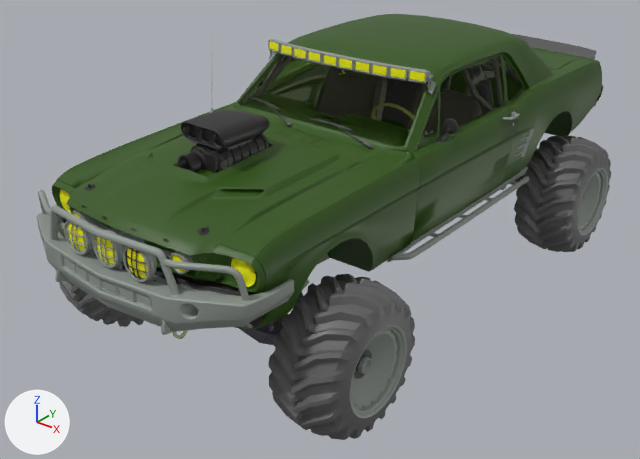
Renders of the glTF model assets/models/time2drag.glb from each side of a commit.
Camera for both pictures: a 50 mm lens placed at (2.91, -3.84, 2.77), pointed at (-0.08, -0.11, 0.45). Arrows for +X, +Y and +Z are at lower left; the lights stay in place. The first picture is the older version. Vertices at exactly the same position are counted once.

In view in the first picture: 'Truck', 'WheelFL', 'WheelFR', 'WheelRL', 'windows'.
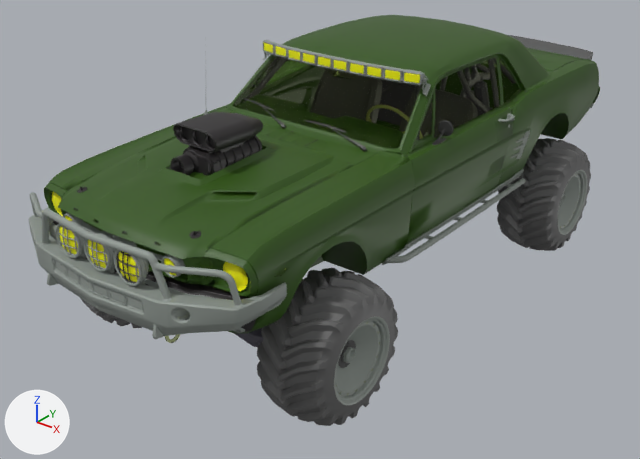
What the commit changed:
me_truck is used by ob_truck; location (0.024, -0.146, 0.961).
me_truck had 37801 vertices, 64846 faces and spanned x -0.76..0.73, y -1.63..2.36, z -0.67..0.67.
me_truck now has 37801 vertices, 64846 faces and spans x -0.74..0.75, y -1.78..2.22, z 0.29..1.64.
me_truck part 1: the whole mesh is moved by (0.02, -0.15, 0.96).
me_truck_001 is used by ob_wheelfl; location (0.84, -1.02, 0.399).
me_truck_001 had 1357 vertices, 2480 faces and spanned x -0.248..0.162, y -0.386..0.386, z -0.386..0.387.
me_truck_001 now has 1357 vertices, 2480 faces and spans x -0.234..0.166, y -0.376..0.374, z -0.373..0.377.
me_truck_001 part 2: the whole mesh is scaled about its middle by (0.975, 0.972, 0.97), then moved by (0.009, -0.001, 0.001).
me_truck_002 is used by ob_wheelrl; location (0.846, 1.371, 0.419).
me_truck_002 had 1316 vertices, 2402 faces and spanned x -0.255..0.156, y -0.386..0.386, z -0.386..0.387.
me_truck_002 now has 1316 vertices, 2402 faces and spans x -0.239..0.161, y -0.375..0.375, z -0.373..0.377.
me_truck_002 part 4: the whole mesh is scaled about its middle by (0.975, 0.972, 0.97), then moved by (0.01, -0.001, 0.001).
me_truck_004 is used by ob_wheelfr; location (-0.823, -1.02, 0.399).
me_truck_004 had 1356 vertices, 2478 faces and spanned x -0.162..0.248, y -0.386..0.386, z -0.386..0.387.
me_truck_004 now has 1356 vertices, 2478 faces and spans x -0.166..0.234, y -0.375..0.375, z -0.373..0.377.
me_truck_004 part 3: the whole mesh is scaled about its middle by (0.975, 0.972, 0.97), then moved by (-0.009, 0.0, 0.001).
me_truck_006 is used by ob_windows; location (0.021, -0.074, 0.895).
me_truck_006 had 153 vertices, 170 faces and spanned x -0.63..0.61, y -0.23..1.55, z 0.24..0.58.
me_truck_006 now has 153 vertices, 170 faces and spans x -0.61..0.63, y -0.33..1.46, z 1.16..1.48.
me_truck_006 part 5: the whole mesh is turned 1.8 degrees about the x axis through its middle, then moved by (0.02, -0.1, 0.91).
Object 'Truck' (ob_truck) moves from (0.024, -0.146, 0.961) to (-0.004, -0.044, 0.0).
Object 'WheelFL' (ob_wheelfl) moves from (0.84, -1.02, 0.399) to (0.726, -0.997, 0.398).
Object 'WheelRL' (ob_wheelrl) moves from (0.846, 1.371, 0.419) to (0.726, 1.327, 0.398).
Object 'WheelFR' (ob_wheelfr) moves from (-0.823, -1.02, 0.399) to (-0.726, -0.997, 0.398).
Object 'windows' (ob_windows) moves from (0.021, -0.074, 0.895) to (-0.004, -0.044, 0.0).

Boxes (x1, y1, x2, y2) around the edits, measured in the pictures (640 x 459 px):
'Truck', moved: before (37, 14, 604, 345); after (29, 15, 600, 347)
'WheelFL', moved, rescaled: before (268, 274, 415, 440); after (257, 268, 398, 426)
'windows', moved, turned: before (242, 55, 524, 142); after (233, 56, 520, 148)
'WheelRL', moved, rescaled: before (514, 135, 611, 252); after (497, 138, 591, 251)
'WheelFR', moved, rescaled: before (56, 270, 144, 327); after (81, 299, 142, 328)
